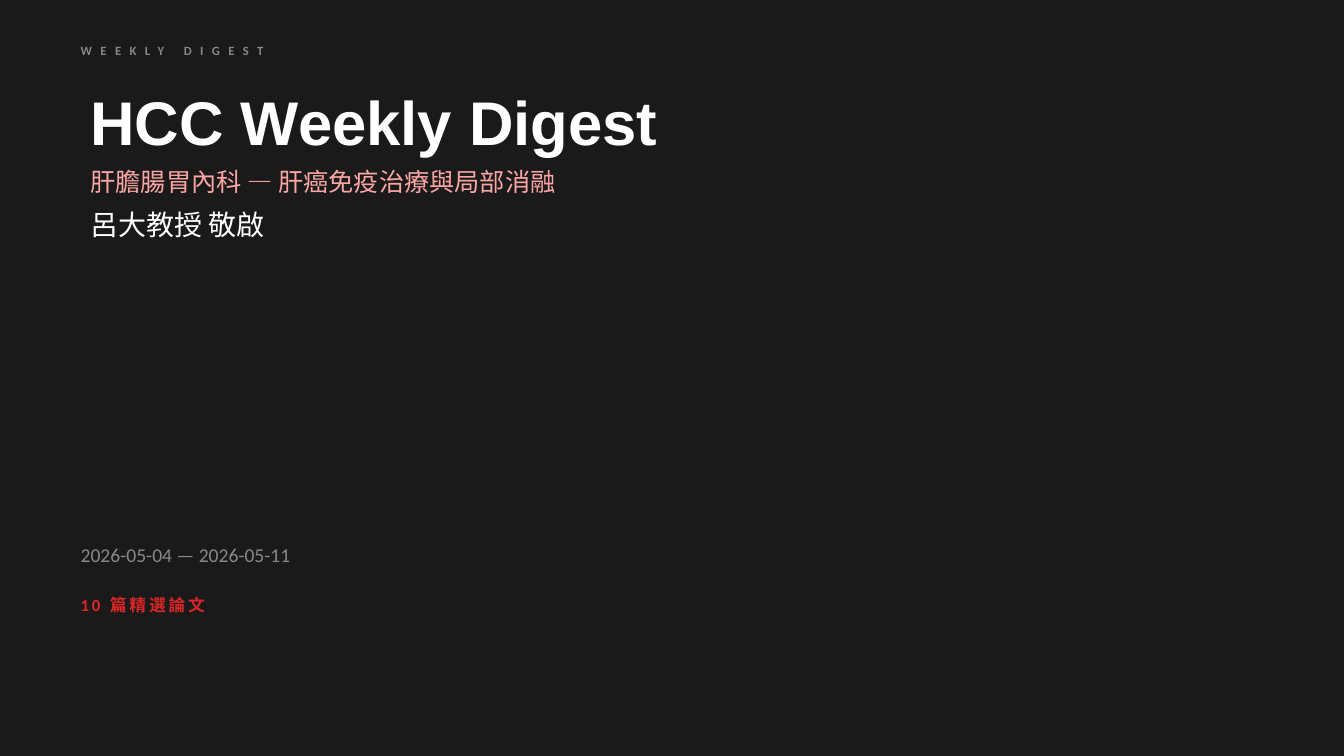
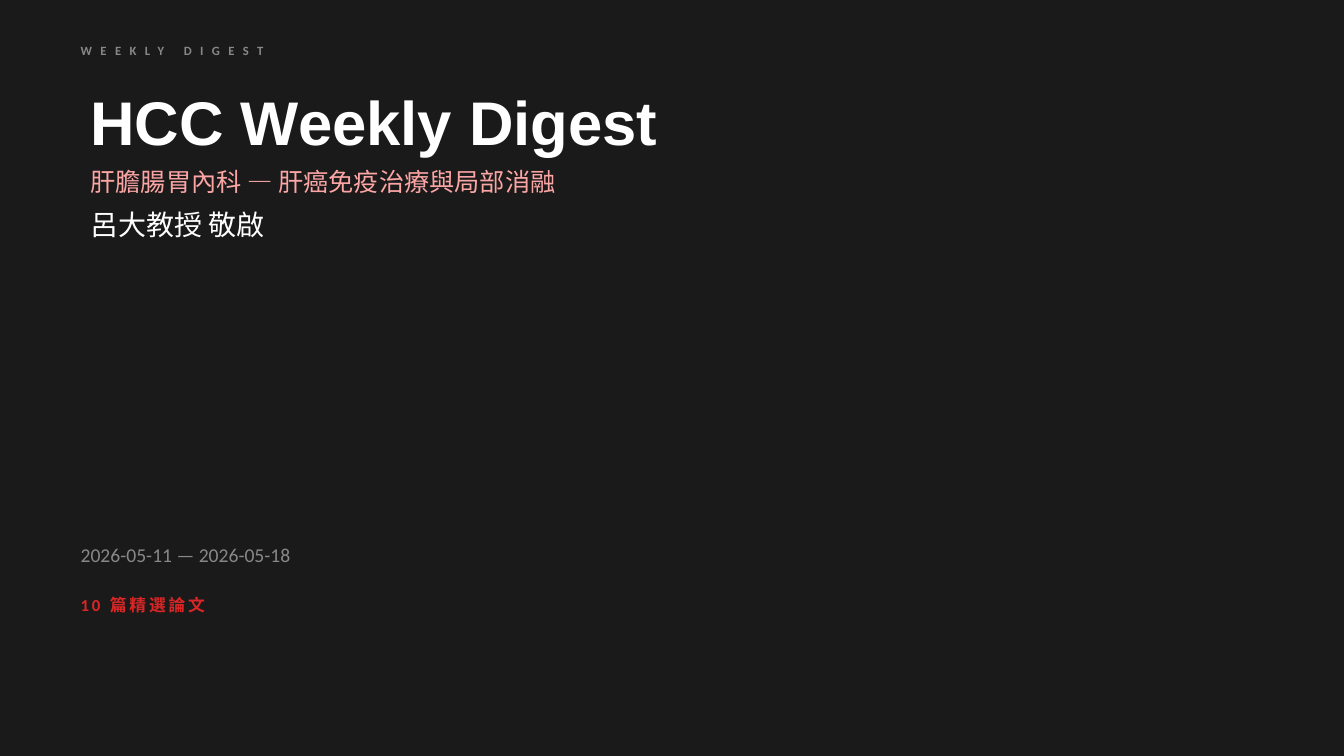
Before and after one commit to jejenhu-maker/hcc-weekly-digest, a slide deck: slide 1 of docs/digest-zh.pptx. Drawn at 1344x756 pixels with LibreOffice and Linux fonts; fonts in the diff are those of the drawing. Boxes give left, top, right and bottom in pixels: in the first picture for what was removed or moved away, otherwise in the second. Text is boxed around its words. In the diff, an @@ line names an element or a change of style, - is before the commit and + after.

```diff
--- a/docs/digest-zh.pptx
+++ b/docs/digest-zh.pptx
@@ text at bbox=[81, 549, 291, 562]: text changed @@
-2026-05-04 — 2026-05-11
+2026-05-11 — 2026-05-18
```
Also in this commit, not shown: 12 other slides changed, 1 slide added, 1 slide removed, 2 other files.
